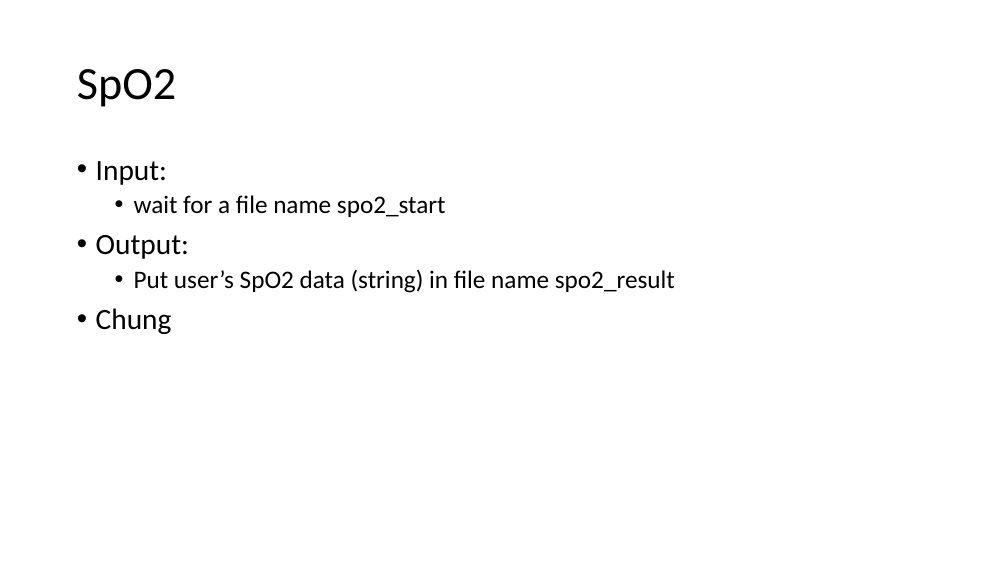
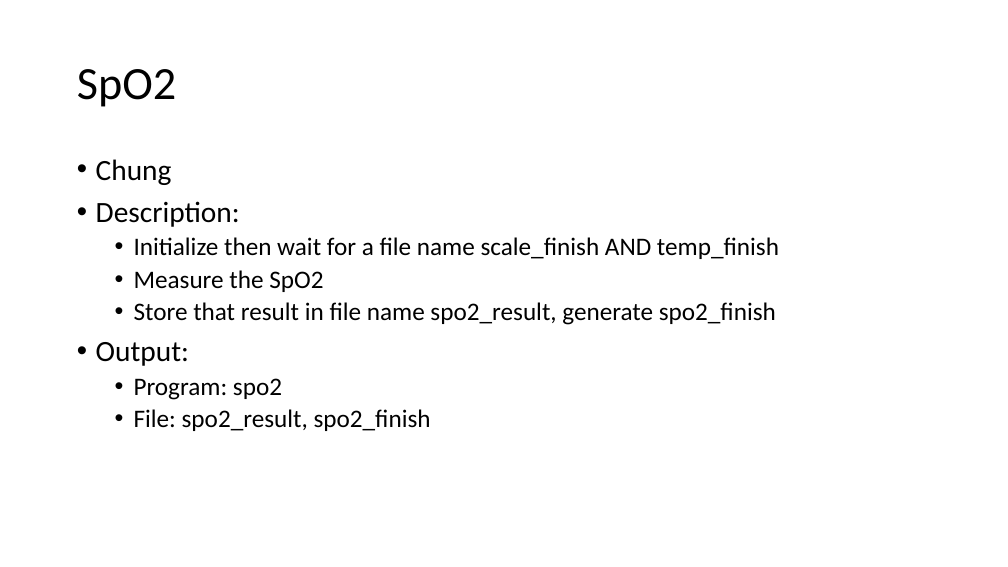
Before and after one commit to nguyenphu27/MyThesis, a slide deck: slide 13 of 00_Document/00_development_process/PPT_FunctionSpecification_R00.pptx (slide 8 before the commit). Drawn at 1008x567 pixels with LibreOffice and Linux fonts; fonts in the diff are those of the drawing. Boxes give left, top, right and bottom in pixels: in the first picture for what was removed or moved away, otherwise in the second. Text is boxed around its words. In the diff, an @@ line names an element or a change of style, - is before the commit and + after.

```diff
--- a/00_Document/00_development_process/PPT_FunctionSpecification_R00.pptx
+++ b/00_Document/00_development_process/PPT_FunctionSpecification_R00.pptx
@@ text at (96,159,779,325): text changed @@
-• Input:
-  • wait for a file name spo2_start
+• Chung
+• Description:
+  • Initialize then wait for a file name scale_finish AND temp_finish
+  • Measure the SpO2
+  • Store that result in file name spo2_result, generate spo2_finish
@@ text at (134,378,431,431): text changed @@
-  • Put user’s SpO2 data (string) in file name spo2_result
-• Chung
+  • Program: spo2
+  • File: spo2_result, spo2_finish
```
Also in this commit, not shown: 16 other slides changed, 1 slide added, 2 other files.
